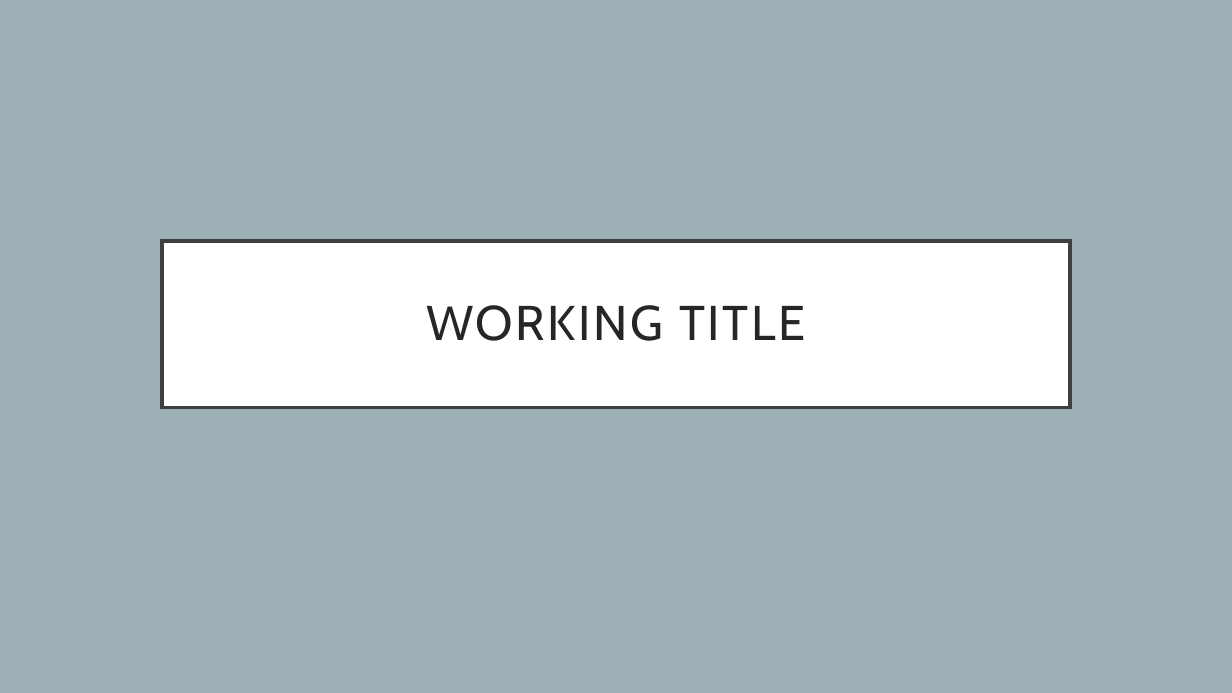
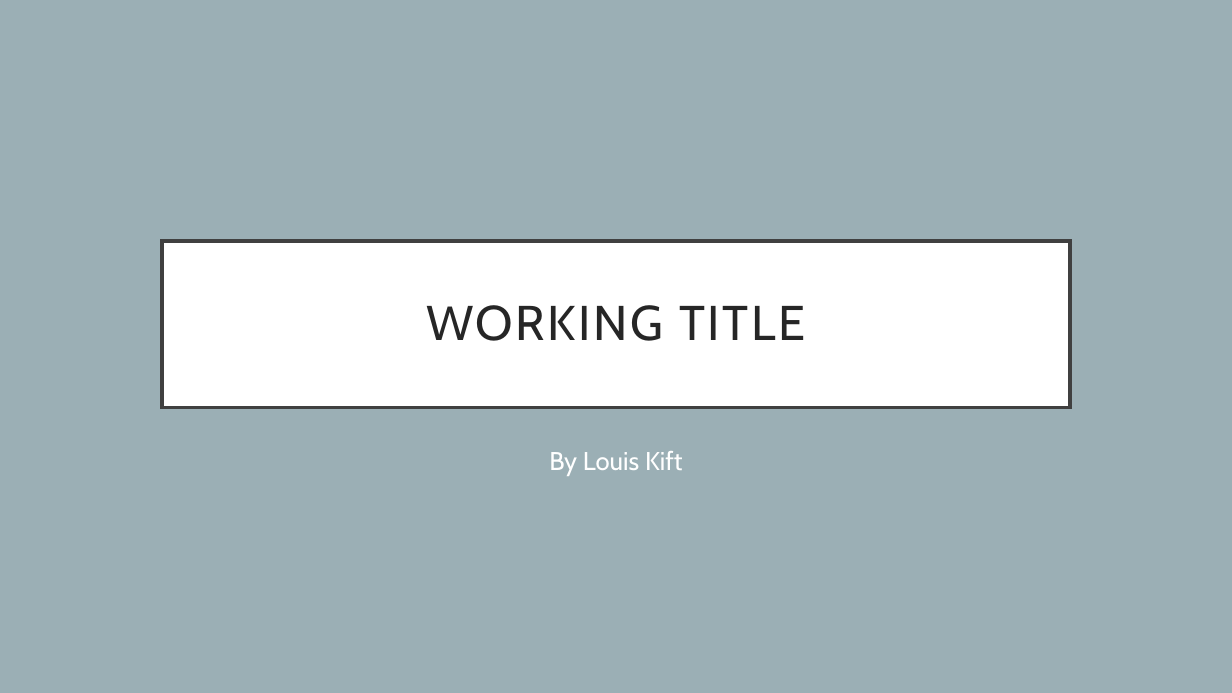
Before and after one commit to lcifty/College, a slide deck: slide 1 of College/FMP/Bacon Bandit.pptx. Drawn at 1232x693 pixels with LibreOffice and Linux fonts; fonts in the diff are those of the drawing. Boxes give left, top, right and bottom in pixels: in the first picture for what was removed or moved away, otherwise in the second. Text is boxed around its words. In the diff, an @@ line names an element or a change of style, - is before the commit and + after.

```diff
--- a/College/FMP/Bacon Bandit.pptx
+++ b/College/FMP/Bacon Bandit.pptx
@@ subtitle added at [549, 451, 682, 475], 20 pt, text #FFFFFF @@
+By Louis Kift
```
Also in this commit, not shown: 5 other slides changed.
